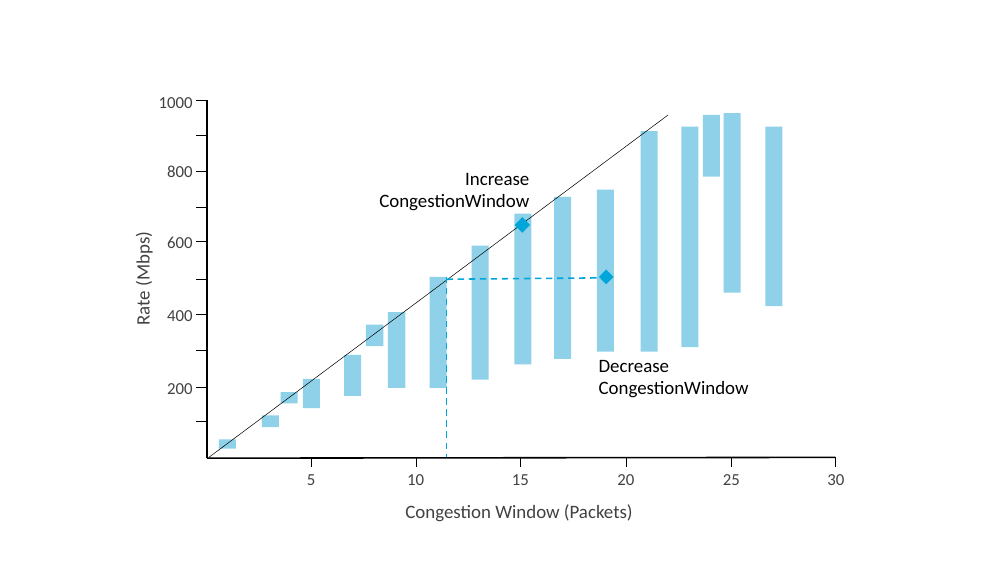
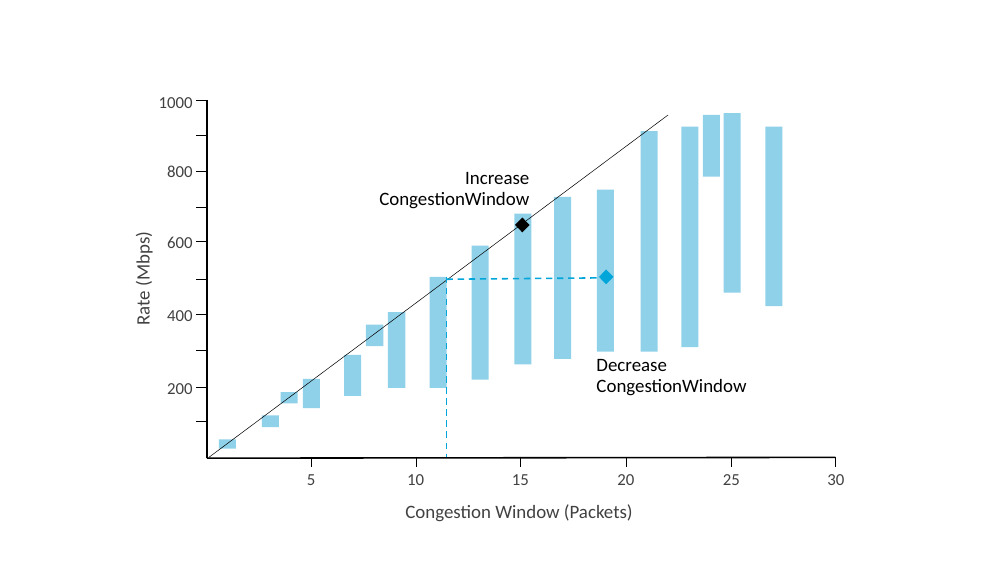
Before and after one commit to SystemsApproach/tcpcc, a slide deck: slide 4 of figures/Figure-sources.pptx. Drawn at 1008x567 pixels with LibreOffice and Linux fonts; fonts in the diff are those of the drawing. Boxes give left, top, right and bottom in pixels: in the first picture for what was removed or moved away, otherwise in the second. Text is boxed around its words. In the diff, an @@ line names an element or a change of style, - is before the commit and + after.

```diff
--- a/figures/Figure-sources.pptx
+++ b/figures/Figure-sources.pptx
@@ text "Increase" at [379, 172, 529, 209]: line spacing 1 to 0.9 @@
@@ diamond at [515, 217, 530, 232]: fill #00A6DA to #000000; outline #00A6DA 1 pt to none @@
@@ text "Decrease" at [596, 359, 746, 396]: line spacing 1 to 0.9 @@
```
Also in this commit, not shown: 2 other files.
